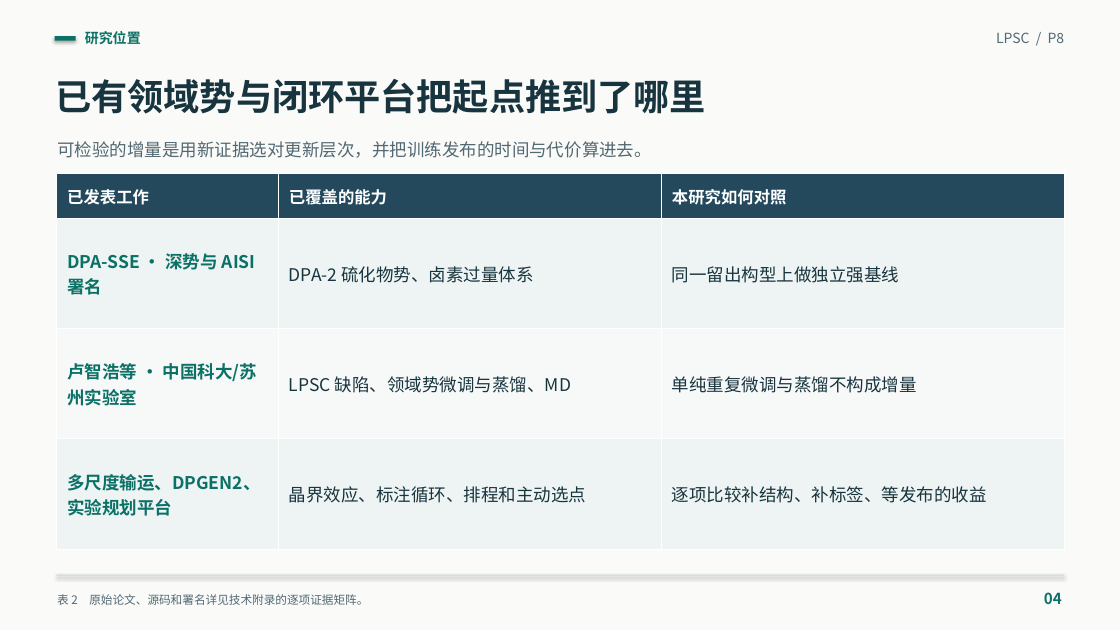
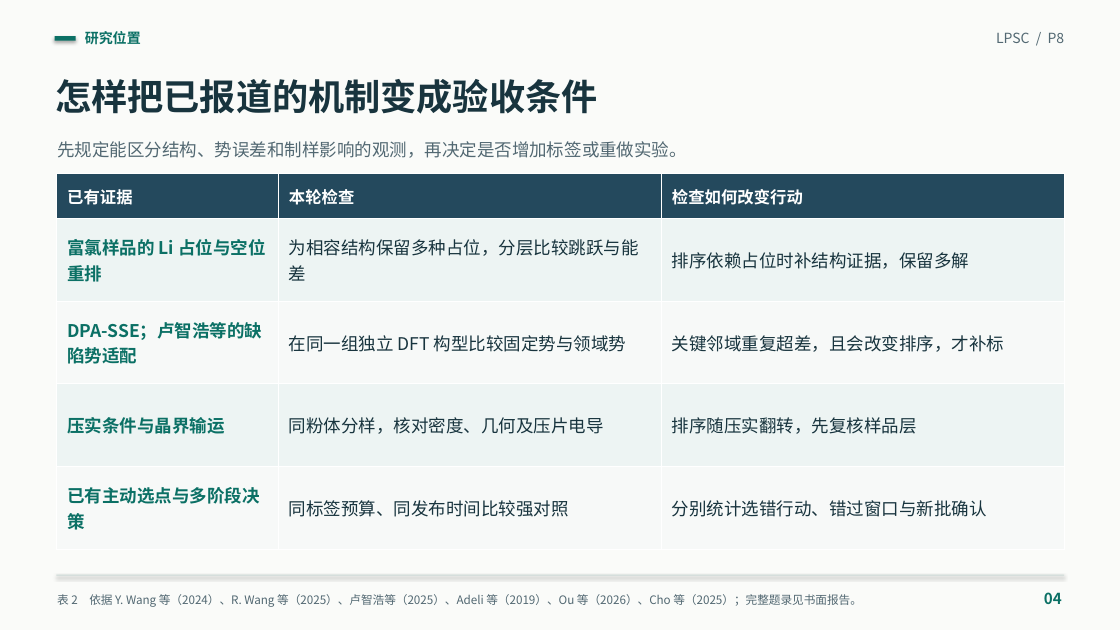
Before and after one commit to Hank-Zhang166/LPSC_Zhanghx, a slide deck: slide 4 of paper/汇报版开题报告_P8.pptx. Drawn at 1120x630 pixels with LibreOffice and Linux fonts; fonts in the diff are those of the drawing. Boxes give left, top, right and bottom in pixels: in the first picture for what was removed or moved away, otherwise in the second. Text is boxed around its words. In the diff, an @@ line names an element or a change of style, - is before the commit and + after.

```diff
--- a/paper/汇报版开题报告_P8.pptx
+++ b/paper/汇报版开题报告_P8.pptx
@@ text at (55, 79, 597, 114): text changed @@
-已有领域势与闭环平台把起点推到了哪里
+怎样把已报道的机制变成验收条件
@@ text at (57, 141, 687, 158): text changed @@
-可检验的增量是用新证据选对更新层次，并把训练发布的时间与代价算进去。
+先规定能区分结构、势误差和制样影响的观测，再决定是否增加标签或重做实验。
@@ table at (56, 174, 1065, 549) @@
-row 1: 已发表工作 | 已覆盖的能力 | 本研究如何对照
-row 2: DPA-SSE · 深势与 AISI 署名 | DPA-2 硫化物势、卤素过量体系 | 同一留出构型上做独立强基线
-row 3: 卢智浩等 · 中国科大/苏州实验室 | LPSC 缺陷、领域势微调与蒸馏、MD | 单纯重复微调与蒸馏不构成增量
-row 4: 多尺度输运、DPGEN2、实验规划平台 | 晶界效应、标注循环、排程和主动选点 | 逐项比较补结构、补标签、等发布的收益
+row 1: 已有证据 | 本轮检查 | 检查如何改变行动
+row 2: 富氯样品的 Li 占位与空位重排 | 为相容结构保留多种占位，分层比较跳跃与能差 | 排序依赖占位时补结构证据，保留多解
+row 3: DPA-SSE；卢智浩等的缺陷势适配 | 在同一组独立 DFT 构型比较固定势与领域势 | 关键邻域重复超差，且会改变排序，才补标
+row 4: 压实条件与晶界输运 | 同粉体分样，核对密度、几何及压片电导 | 排序随压实翻转，先复核样品层
+row 5: 已有主动选点与多阶段决策 | 同标签预算、同发布时间比较强对照 | 分别统计选错行动、错过窗口与新批确认
@@ text at (57, 594, 862, 607): text changed @@
-表 2 原始论文、源码和署名详见技术附录的逐项证据矩阵。
+表 2 依据 Y. Wang 等（2024）、R. Wang 等（2025）、卢智浩等（2025）、Adeli 等（2019）、Ou 等（2026）、Cho 等（2025）；完整题录见书面报告。
```
Also in this commit, not shown: 3 other slides changed, 31 other files.
